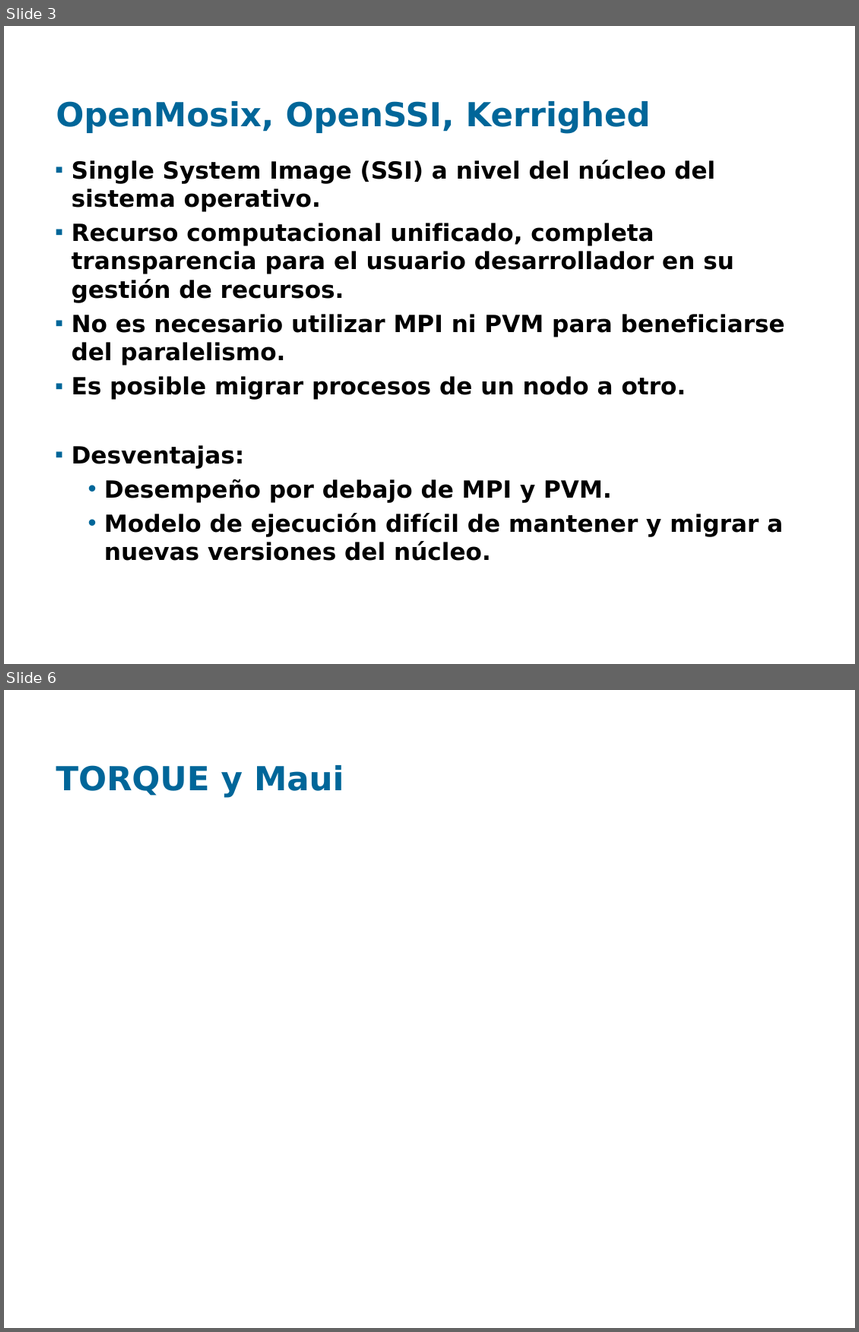
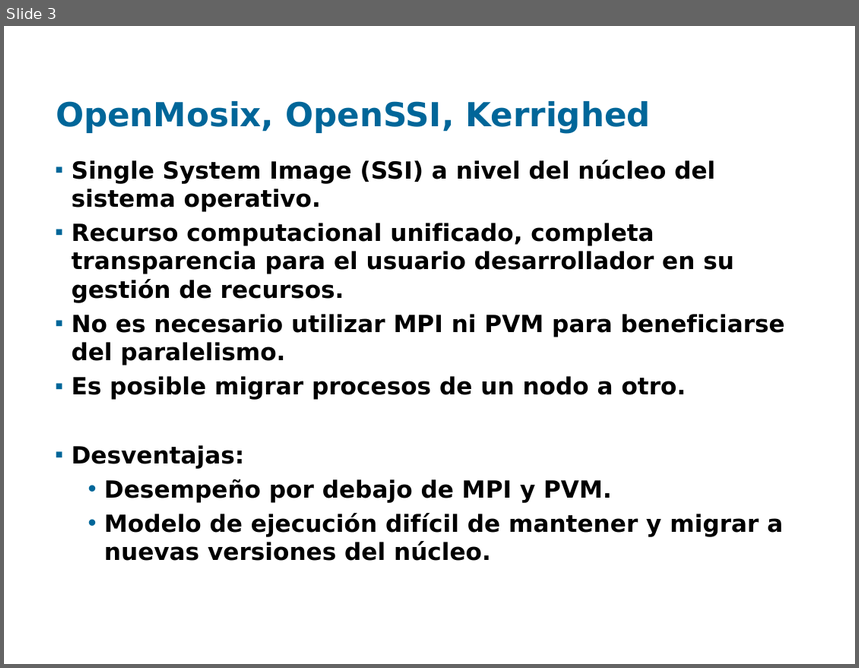
Before and after one commit to santiago-iturriaga/pgruso2007, a slide deck: Documentacion/Presentación Fenton - Santiago.ppt. Shown one above the other, each under a label of ours: slides 3 and 6 before the commit, slide 3 after it; the slides between them are not shown. The pictures are 859x1332 and 859x668 pixels, drawn with LibreOffice and Linux fonts; fonts in the diff are those of the drawing; background and template pictures are left out. Boxes give left, top, right and bottom in pixels: in the first picture for what was removed or moved away, otherwise in the second. Text is boxed around its words. In the diff, an @@ line names an element or a change of style, - is before the commit and + after.

```diff
--- a/Documentacion/Presentación Fenton - Santiago.ppt
+++ b/Documentacion/Presentación Fenton - Santiago.ppt
@@ slide 6 removed at box(4, 690, 855, 1328), background picture (left out) @@
@@ title removed at box(56, 765, 344, 798) @@
-TORQUE y Maui
```
Also in this commit, not shown: 3 slides changed, 6 slides added, 3 other slides removed.
